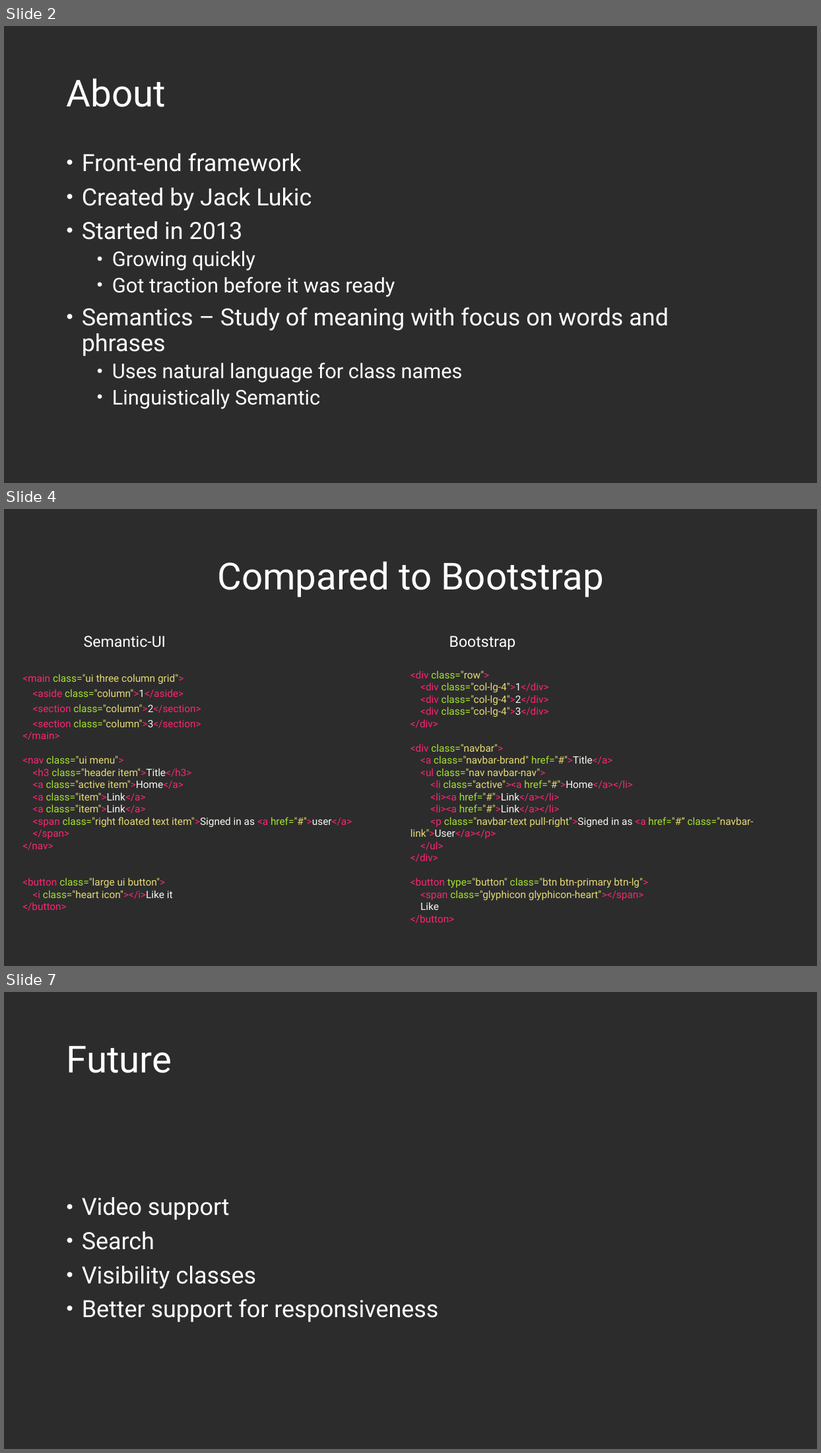
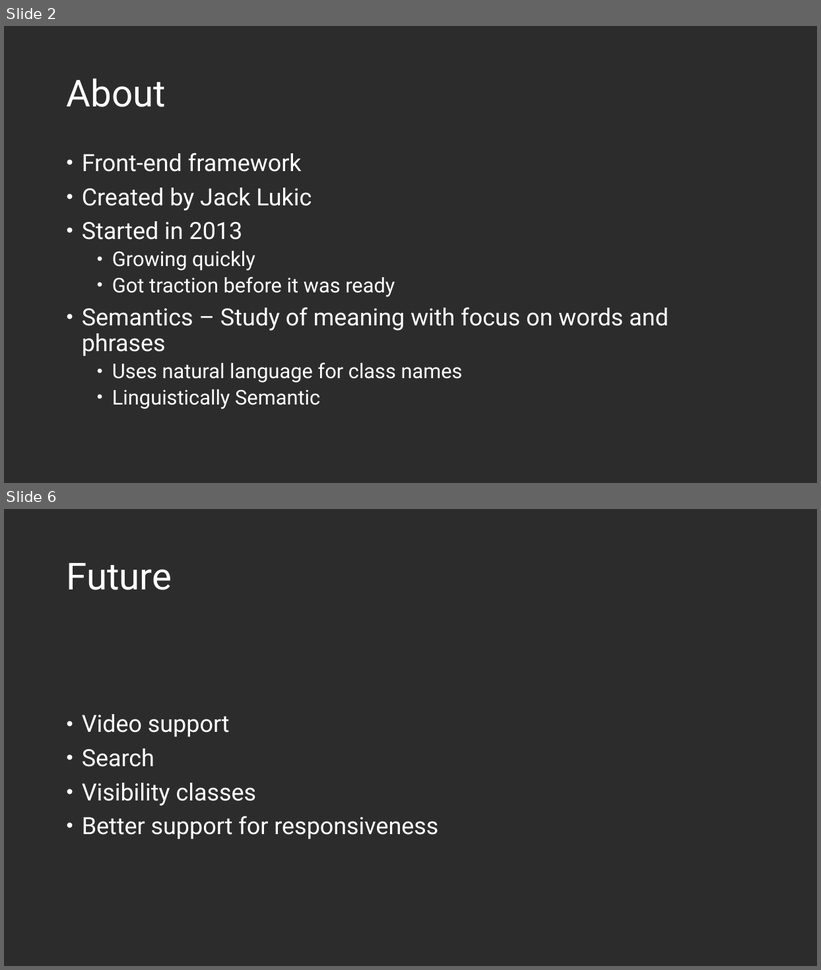
Before and after one commit to champagne-randy/semantic_sandbox, a slide deck: Semantic-UI.pptx. Shown one above the other, each under a label of ours: slides 2, 4 and 7 before the commit, slides 2 and 6 after it; the slides between them are not shown. The pictures are 821x1453 and 821x970 pixels, drawn with LibreOffice and Linux fonts; fonts in the diff are those of the drawing. Boxes give left, top, right and bottom in pixels: in the first picture for what was removed or moved away, otherwise in the second. Text is boxed around its words. In the diff, an @@ line names an element or a change of style, - is before the commit and + after.

Commit message:
Semantic complete

```diff
--- a/Semantic-UI.pptx
+++ b/Semantic-UI.pptx
@@ slide 4 removed at (4, 509, 817, 966), background #2C2C2C @@
@@ title removed at (218, 561, 604, 597) @@
-Compared to Bootstrap
@@ text removed at (22, 636, 754, 923) @@
-Semantic-UI
-<main class="ui three column grid">
-<aside class="column">1</aside>
-<section class="column">2</section>
-<section class="column">3</section>
-</main>
-<nav class="ui menu">
-<h3 class="header item">Title</h3>
-<a class="active item">Home</a>
-<a class="item">Link</a>
-<a class="item">Link</a>
-<span class="right floated text item">Signed in as <a href="#">user</a>
-</span>
-</nav>
-<button class="large ui button">
-<i class="heart icon"></i>Like it
-</button>
-Bootstrap
-<div class="row">
-<div class="col-lg-4">1</div>
-<div class="col-lg-4">2</div>
-<div class="col-lg-4">3</div>
-</div>
-<div class="navbar">
-<a class="navbar-brand" href="#">Title</a>
-<ul class="nav navbar-nav">
-<li class="active"><a href="#">Home</a></li>
-<li><a href="#">Link</a></li>
-<li><a href="#">Link</a></li>
-<p class="navbar-text pull-right">Signed in as <a href="#“ class="navbar-link">User</a></p>
-</ul>
-</div>
-<button type="button" class="btn btn-primary btn-lg">
-<span class="glyphicon glyphicon-heart"></span>
-Like
-</button>
@@ what was slide 7 is now slide 6 @@
```
Also in this commit, not shown: 3 slides changed, 33 other files.
